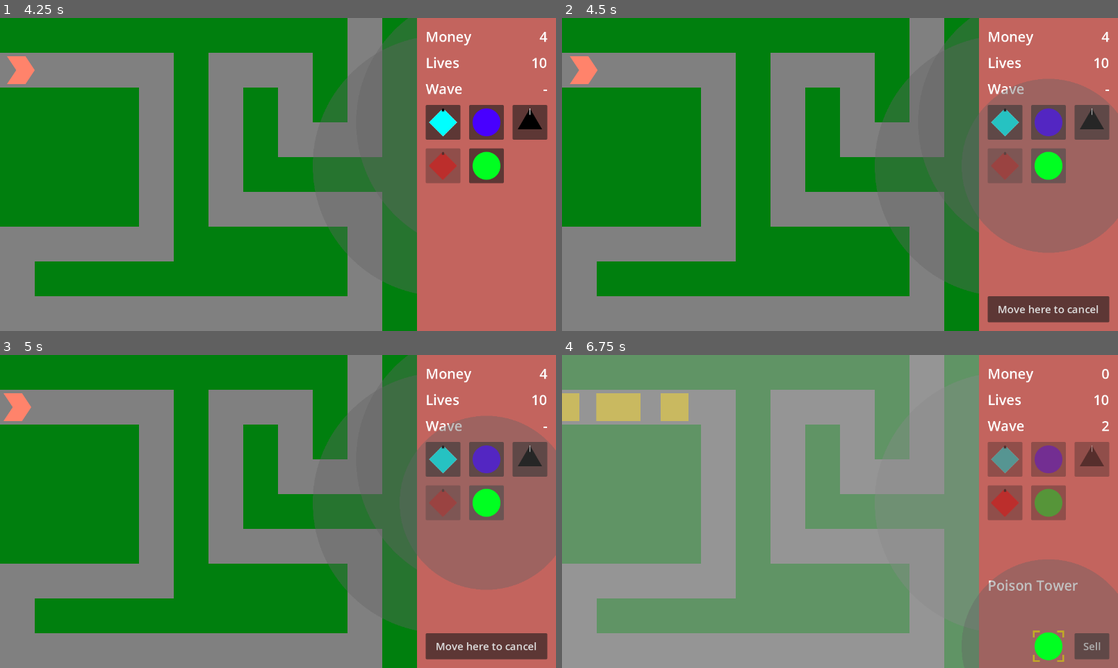
Above: before the commit, frames 1-4 (two rows, left to right).
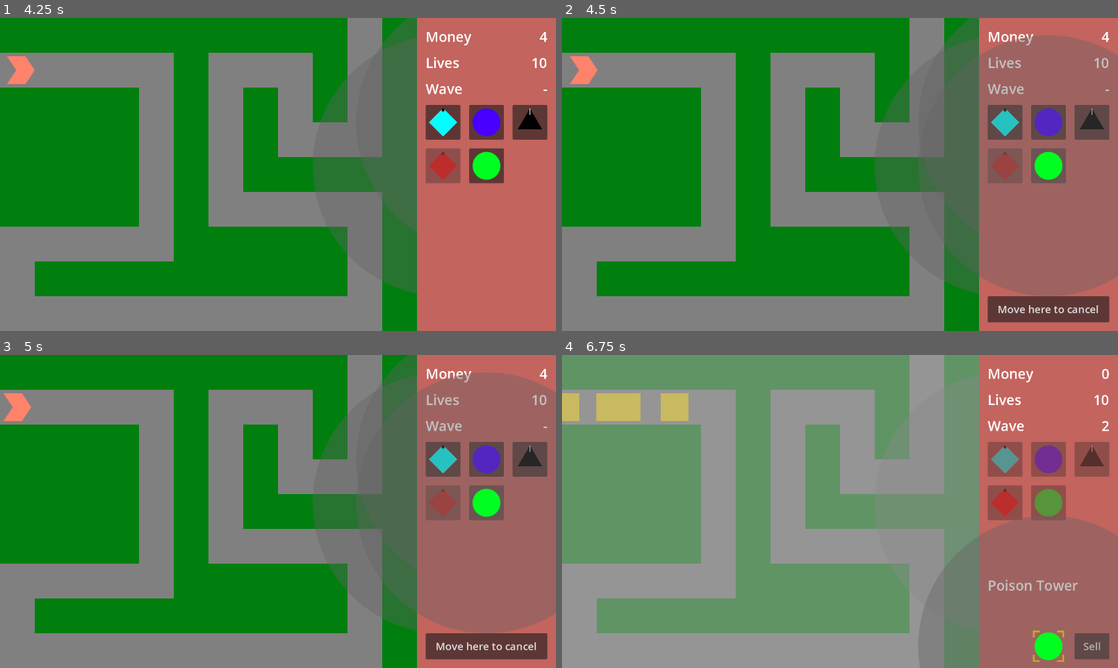
Above: after the commit, the same moments.

Repository: phrasmotica/godot-tower-defence
Game: Godot game, scene res://scenes/game.tscn
Same seed, same stepped clock (60 frames per second), same inputs: the game is played once before the commit and once after it.
Inputs (mouse positions are in pixels of both pictures, inside the frame that each line leads up to):
- Up to frame 1 (4.25 s): click "Play path 0" at 0.5 s; click (444, 121) at 1.25 s; click (489, 121) at 2 s; click (528, 121) at 2.75 s; click (444, 165) at 3.5 s
- Up to frame 2 (4.5 s): click (1051, 165) at 4.25 s
- Up to frame 3 (5 s): no input
- Up to frame 4 (6.75 s): click "Move here to cancel" at 5 s; tap Enter (ui_accept) at 5.75, 6.02 s; move the mouse to (962, 495) at 5.77 s; hold Shift (fast_forward) 5.78-6.53 s; tap . (next_tower) at 5.85 s; click (962, 495) at 5.92 s; move the mouse to (728, 527) at 6.52 s; tap , (previous_tower) at 6.6 s

Frame 1 is identical in both runs. In frame 2, 7.6% of the frame differs, in the area x 75-100%, y 5-89%; in frame 3, 7.6%; in frame 4, 3.7%.
Error before the commit: Cannot call method 'queue_free' on a null value. (res://scripts/game_ui.gd:177)
Error after the commit: Attempt to call function 'hide_range' in base 'null instance' on a null instance. (res://scripts/tower.gd:139)

Commit message:
Add tower visualiser scene to gun tower and remove range area scene from levels manager node

Diff:
--- a/scenes/towers/gun_tower.tscn
+++ b/scenes/towers/gun_tower.tscn
@@ -6,9 +6,9 @@
 [ext_resource type="Texture2D" uid="uid://bqxjks1khgpr4" path="res://assets/sprites/tower1upgrade1.png" id="4_gubpj"]
 [ext_resource type="Script" path="res://scripts/progress_bar.gd" id="4_n5mc5"]
 [ext_resource type="PackedScene" uid="uid://djj6tjv3p0qo6" path="res://scenes/towers/components/tower_level.tscn" id="4_t0fww"]
+[ext_resource type="PackedScene" uid="uid://ct2i4k8jry8hy" path="res://scenes/towers/components/visualiser.tscn" id="4_tichb"]
 [ext_resource type="PackedScene" uid="uid://dkbrkn8ajicyx" path="res://scenes/projectiles/bullet.tscn" id="5_ikvgn"]
 [ext_resource type="Texture2D" uid="uid://cyvmiovifx22h" path="res://assets/sprites/tower1upgrade2.png" id="5_kp04t"]
-[ext_resource type="PackedScene" uid="uid://bkiugvcd885f7" path="res://scenes/towers/components/range_area.tscn" id="5_u7xd8"]
 [ext_resource type="PackedScene" uid="uid://dennk04qdhx0m" path="res://scenes/towers/components/barrel.tscn" id="7_mplx0"]
 [ext_resource type="Script" path="res://scripts/stats.gd" id="9_drkpt"]
 [ext_resource type="PackedScene" uid="uid://bl4stws58mj3o" path="res://scenes/projectiles/ricochet_bullet.tscn" id="9_gndbw"]
@@ -329,12 +329,11 @@
 color = Color(1, 1, 0, 1)
 script = ExtResource("4_n5mc5")
 
-[node name="Levels" type="Node2D" parent="." node_paths=PackedStringArray("range_node", "base_level")]
+[node name="Visualiser" parent="." instance=ExtResource("4_tichb")]
+
+[node name="Levels" type="Node2D" parent="." node_paths=PackedStringArray("base_level")]
 script = ExtResource("4_4tss6")
-range_node = NodePath("RangeArea")
 base_level = NodePath("../BaseLevel")
-
-[node name="RangeArea" parent="Levels" instance=ExtResource("5_u7xd8")]
 
 [node name="BaseLevel" parent="." node_paths=PackedStringArray("projectile_stats", "upgrades") instance=ExtResource("4_t0fww")]
 sprite = SubResource("SpriteFrames_e2as7")
@@ -410,6 +409,8 @@
 [connection signal="mouse_exited" from="DetectMouse" to="." method="_on_detect_mouse_mouse_exited"]
 [connection signal="body_entered" from="CollisionArea" to="." method="_on_collision_area_body_entered"]
 [connection signal="body_exited" from="CollisionArea" to="." method="_on_collision_area_body_exited"]
+[connection signal="adjust_effect_range" from="Levels" to="Visualiser" method="_on_levels_adjust_effect_range"]
+[connection signal="adjust_range" from="Levels" to="Visualiser" method="_on_levels_adjust_range"]
 [connection signal="created_effect" from="Levels" to="." method="_on_levels_created_effect"]
 [connection signal="created_projectile" from="Levels" to="." method="_on_levels_created_projectile"]
 [connection signal="upgraded" from="Levels" to="." method="_on_levels_upgraded"]
--- a/scripts/tower.gd
+++ b/scripts/tower.gd
@@ -12,6 +12,7 @@
 var price: int = 1
 
 @onready var selection_node = $Selection
+@onready var visualiser: TowerVisualiser = $Visualiser
 @onready var levels_node: TowerLevelManager = $Levels
 @onready var animation_player: AnimationPlayer = $AnimationPlayer
 @onready var barrel: GunBarrel = $Barrel
@@ -39,7 +40,7 @@
 	adjust_range(levels_node.get_current_level().get_range(true))
 
 	if is_placing():
-		levels_node.show_range()
+		visualiser.show_range()
 
 func _process(delta):
 	if is_placing():
@@ -80,10 +81,10 @@
 	tower_mode = TowerMode.DISABLED
 
 func set_default_look():
-	levels_node.set_default_look()
+	visualiser.set_default_look()
 
 func set_error_look():
-	levels_node.set_error_look()
+	visualiser.set_error_look()
 
 func scan(delta):
 	var near_enemy = get_near_enemy(false)
@@ -130,12 +131,12 @@
 
 func select():
 	selection_node.show()
-	levels_node.show_range()
+	visualiser.show_range()
 	is_selected = true
 
 func deselect():
 	selection_node.hide()
-	levels_node.hide_range()
+	visualiser.hide_range()
 	is_selected = false
 
 	on_deselected.emit()
@@ -162,17 +163,17 @@
 	return next_level
 
 func adjust_range(projectile_range: int):
-	levels_node.adjust_range(projectile_range)
+	visualiser.adjust_range(projectile_range)
 
 func _on_detect_mouse_mouse_entered():
 	if not is_placing():
-		levels_node.show_range()
+		visualiser.show_range()
 
 func _on_detect_mouse_mouse_exited():
 	# this fires before mouse_entered after we have just placed the tower,
 	# so make sure we don't hide the range right after placing the tower
 	if not is_placing() and not just_placed and not is_selected:
-		levels_node.hide_range()
+		visualiser.hide_range()
 
 	if just_placed:
 		just_placed = false
--- a/scripts/tower_level_manager.gd
+++ b/scripts/tower_level_manager.gd
@@ -1,8 +1,5 @@
 @tool
 class_name TowerLevelManager extends Node2D
-
-@export
-var range_node: RangeArea
 
 @export
 var firing_line: FiringLine
@@ -16,11 +13,11 @@
 		base_level = value
 
 		# TODO: connect these to the base level's upgrades too, recursively
-		if not base_level.adjust_range.is_connected(adjust_range):
-			base_level.adjust_range.connect(adjust_range)
+		if not base_level.adjust_range.is_connected(level_adjust_range):
+			base_level.adjust_range.connect(level_adjust_range)
 
-		if not base_level.adjust_effect_range.is_connected(adjust_effect_range):
-			base_level.adjust_effect_range.connect(adjust_effect_range)
+		if not base_level.adjust_effect_range.is_connected(level_adjust_effect_range):
+			base_level.adjust_effect_range.connect(level_adjust_effect_range)
 
 var upgrade_path: Array[int] = []
 
@@ -29,17 +26,12 @@
 signal warmed_up(first_level: TowerLevel)
 signal upgraded(new_level: TowerLevel)
 
+signal adjust_range(range: float)
+signal adjust_effect_range(range: float)
+
 signal created_projectile(projectile: Projectile)
 signal created_effect(effect: Effect)
 signal created_bolt
-
-func set_default_look():
-	if range_node:
-		range_node.set_default_look()
-
-func set_error_look():
-	if range_node:
-		range_node.set_error_look()
 
 func warmup_finished():
 	base_level.created_projectile.connect(_on_level_created_projectile)
@@ -130,24 +122,13 @@
 	# ensure the tower sprite does the same
 	base_level.rotation = new_rotation
 
-func show_range():
-	if range_node:
-		range_node.show()
+func level_adjust_range(projectile_range: float):
+	print("Level adjusting projectile range")
+	adjust_range.emit(projectile_range)
 
-func hide_range():
-	if range_node:
-		range_node.hide()
-
-func adjust_range(projectile_range: float):
-	if range_node:
-		range_node.radius = projectile_range
-
-	if firing_line:
-		firing_line.shooting_range = projectile_range
-
-func adjust_effect_range(effect_range: float):
-	if effect_area:
-		effect_area.radius = effect_range
+func level_adjust_effect_range(effect_range: float):
+	print("Level adjusting effect range")
+	adjust_effect_range.emit(effect_range)
 
 func _on_level_created_projectile(projectile: Projectile):
 	print("Rotating projectile")
